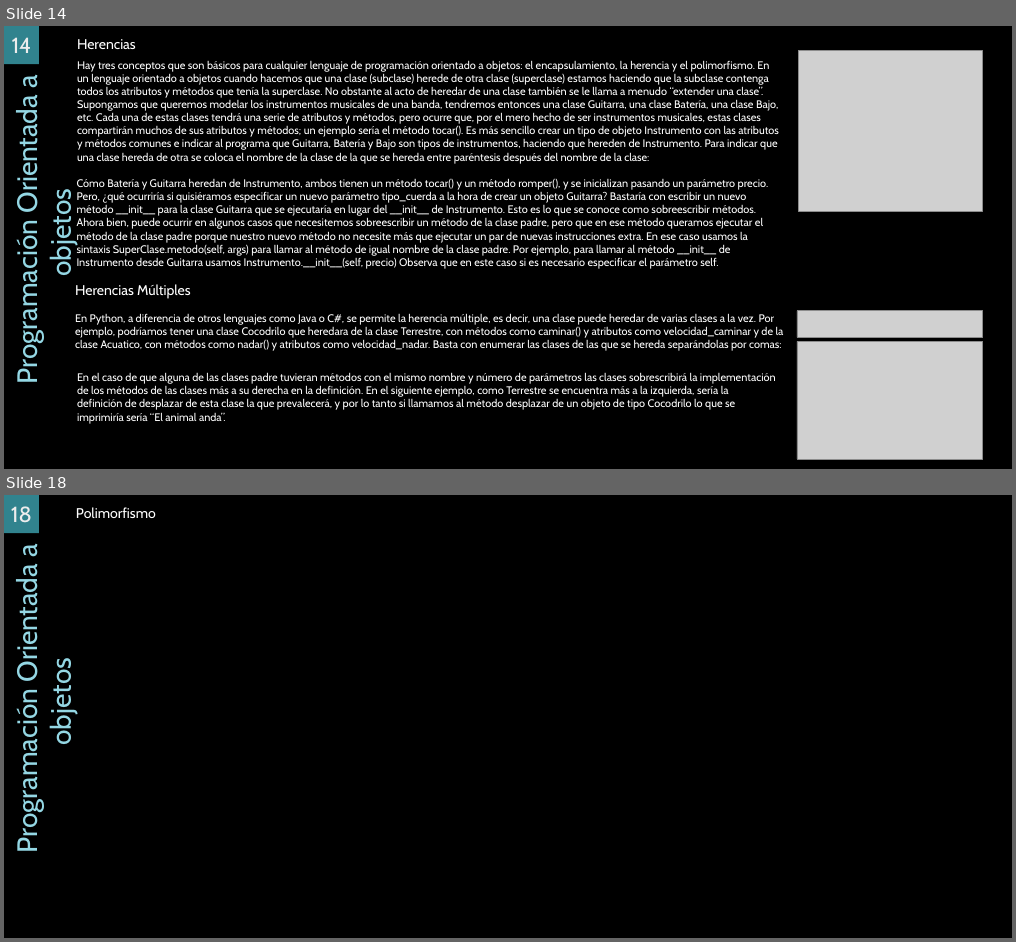
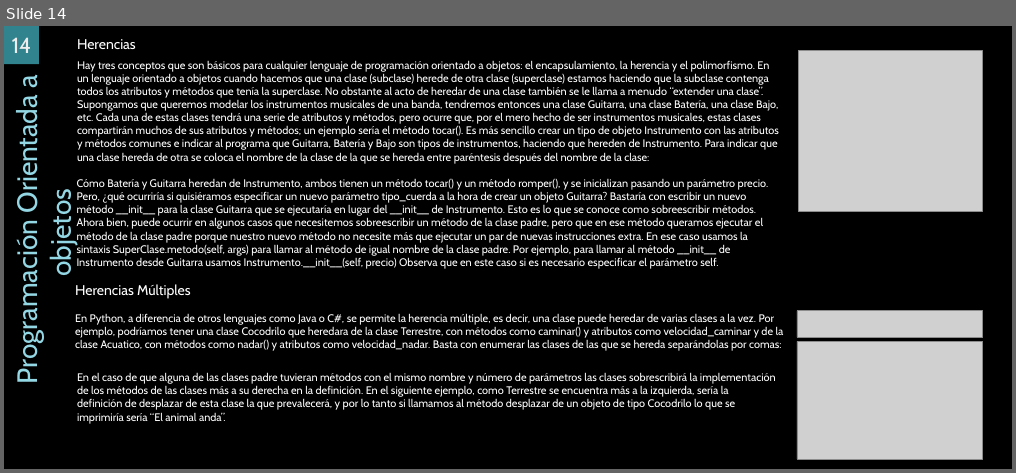
Before and after one commit to ErnestoUrrutia/EDC, a slide deck: PY/Material.pptx. Shown one above the other, each under a label of ours: slides 14 and 18 before the commit, slide 14 after it; the slides between them are not shown. The pictures are 1016x942 and 1016x473 pixels, drawn with LibreOffice and Linux fonts; fonts in the diff are those of the drawing; grey boxes stand for pictures; background and template pictures are left out. Boxes give left, top, right and bottom in pixels: in the first picture for what was removed or moved away, otherwise in the second. Text is boxed around its words. In the diff, an @@ line names an element or a change of style, - is before the commit and + after.

```diff
--- a/PY/Material.pptx
+++ b/PY/Material.pptx
@@ slide 18 removed at box(4, 495, 1012, 938), background picture (left out) @@
@@ page number removed at box(4, 495, 39, 533) @@
-18
@@ text removed at box(76, 507, 156, 518) @@
-Polimorfismo
@@ text removed at box(10, 545, 78, 848) @@
-Programación Orientada a objetos
```
Also in this commit, not shown: 3 slides changed, 12 slides added, 1 other slide removed, 36 other files.
